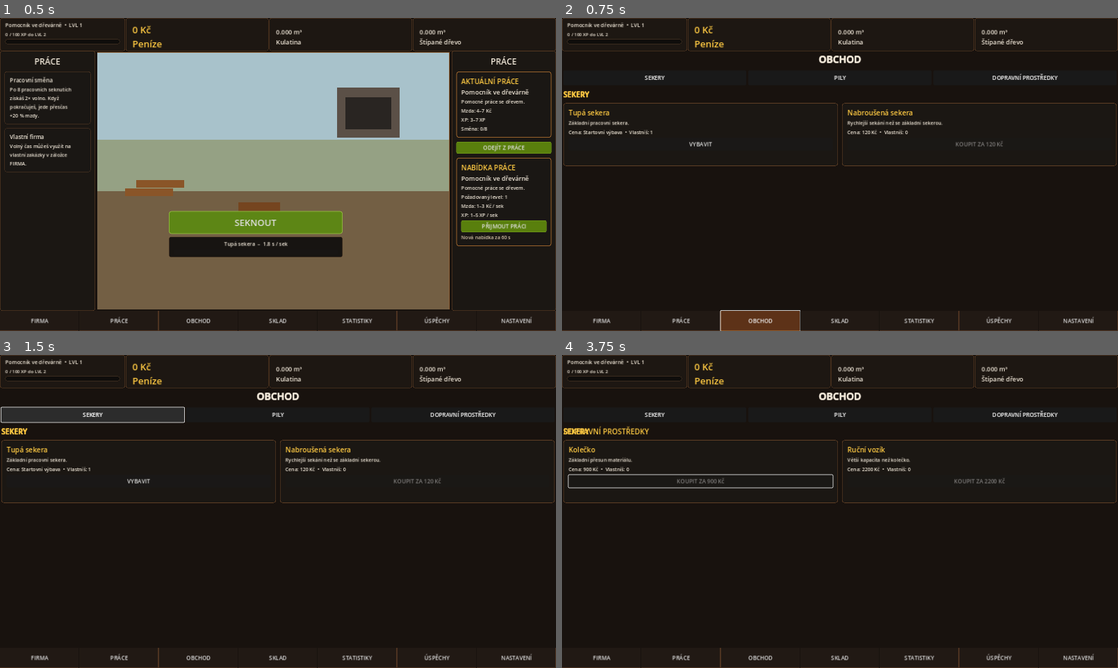
Above: before the commit, frames 1-4 (two rows, left to right).
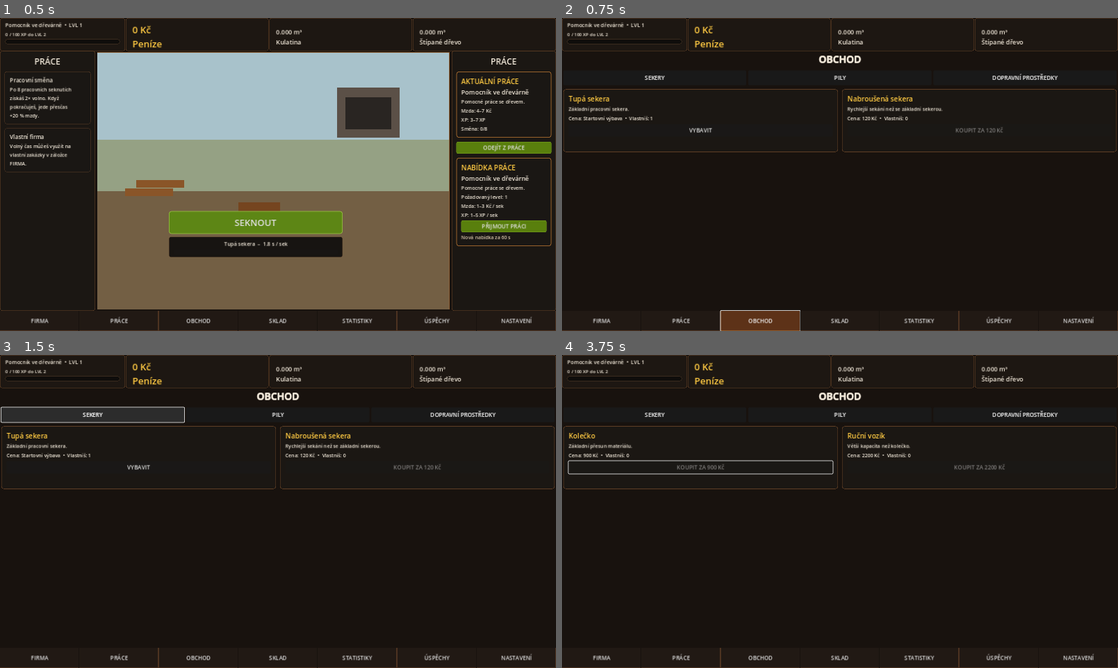
Above: after the commit, the same moments.

Repository: welewan-code/Lumberjack-John
Game: Godot game, scene res://Main.tscn
Same seed, same stepped clock (60 frames per second), same inputs: the game is played once before the commit and once after it.
Inputs:
- Up to frame 1 (0.5 s): no input
- Up to frame 2 (0.75 s): click "OBCHOD" at 0.5 s
- Up to frame 3 (1.5 s): click "SEKERY" at 1.25 s
- Up to frame 4 (3.75 s): click "PILY" at 2 s; click "DOPRAVNÍ PROSTŘEDKY" at 2.75 s; click "VYBAVIT" at 3.5 s

Frame 1 is identical in both runs. In frame 2, 2.6% of the frame differs, in the area x 0-100%, y 22-48%; in frame 3, 2.6%; in frame 4, 3.1%.

Commit message:
Clean duplicate shop category labels

Diff:
--- a/visuals.gd
+++ b/visuals.gd
@@ -1,7 +1,38 @@
 extends Control
 
-# Overlay visuals were removed. Shop item images are rendered only inside shop cards.
+const SHOP_CATEGORY_LABELS: Array[String] = ["SEKERY", "PILY", "DOPRAVNÍ PROSTŘEDKY"]
+
+var game: Node
+
 func _ready() -> void:
+	game = get_parent()
 	visible = false
 	mouse_filter = Control.MOUSE_FILTER_IGNORE
-	set_process(false)
+	set_process(true)
+
+func _process(_delta: float) -> void:
+	if game == null:
+		return
+	var tab: String = ""
+	if "current_tab" in game:
+		tab = str(game.current_tab)
+	if tab != "OBCHOD":
+		return
+
+	# In the shop, category names belong only on the category buttons.
+	# Hide duplicate standalone headers such as the permanent "SEKERY" label.
+	for node in _all_nodes(game):
+		if node is Label:
+			var label := node as Label
+			if label.text in SHOP_CATEGORY_LABELS:
+				label.visible = false
+
+func _all_nodes(root: Node) -> Array[Node]:
+	var result: Array[Node] = []
+	var stack: Array[Node] = [root]
+	while not stack.is_empty():
+		var current: Node = stack.pop_back()
+		result.append(current)
+		for child in current.get_children():
+			stack.append(child)
+	return result
